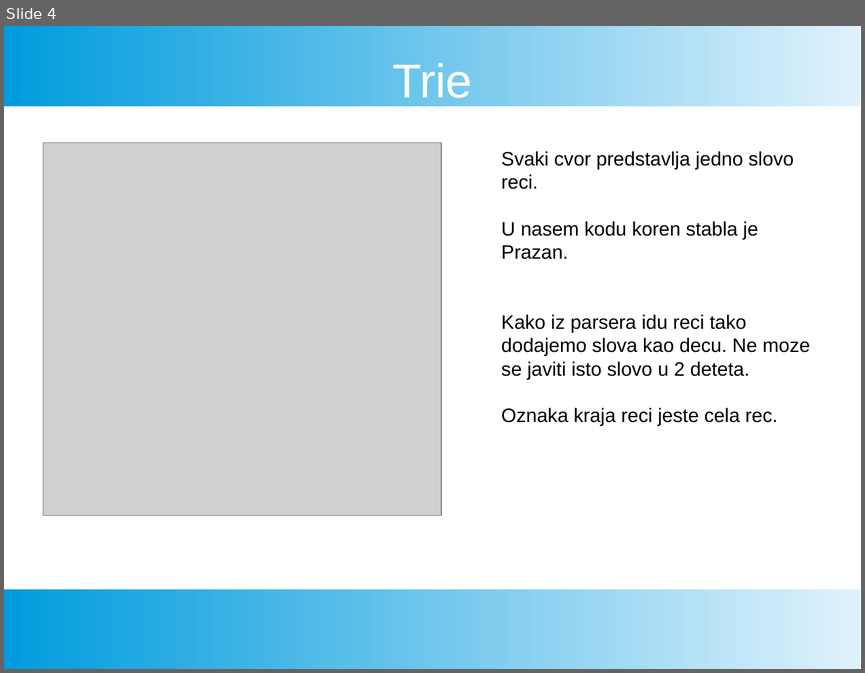
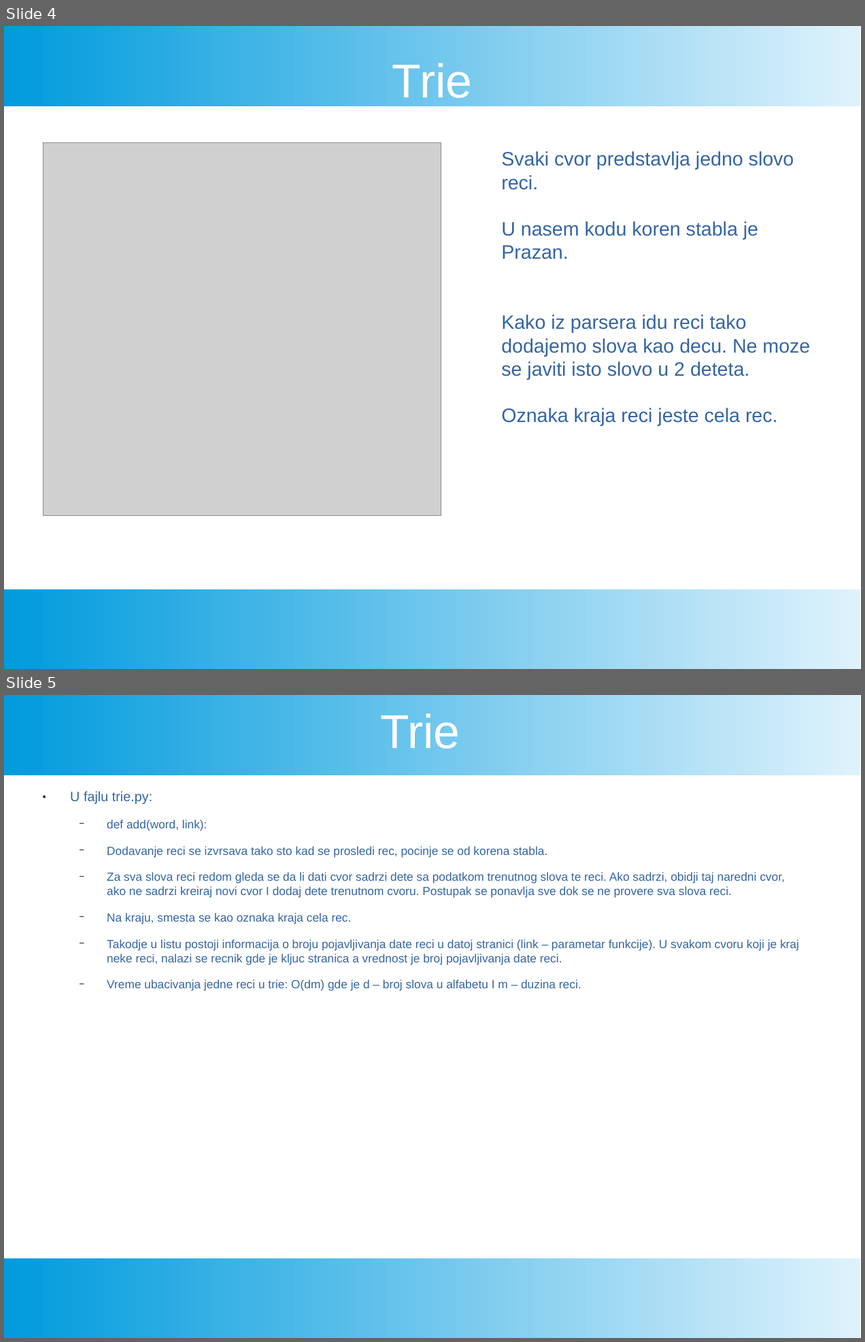
Before and after one commit to FTN-E2-materials/SearchEngine, a slide deck: ProjekatPrezentacija.pptx. Shown one above the other, each under a label of ours: slide 4 before the commit, slides 4 and 5 after it. The pictures are 865x673 and 865x1342 pixels, drawn with LibreOffice and Linux fonts; fonts in the diff are those of the drawing; grey boxes stand for pictures. Boxes give left, top, right and bottom in pixels: in the first picture for what was removed or moved away, otherwise in the second. Text is boxed around its words. In the diff, an @@ line names an element or a change of style, - is before the commit and + after.

```diff
--- a/ProjekatPrezentacija.pptx
+++ b/ProjekatPrezentacija.pptx
@@ slide 5 added at [4,695,861,1338], background #FFFFFF; not listed: 2 template elements that a slide beside it also shows @@
@@ text added at [380,713,460,749], 44 pt, text #FFFFFF @@
+Trie
@@ text added at [70,791,799,991], 10.9 pt, text #3465A4 @@
+● U fajlu trie.py:
+  − def add(word, link):
+  − Dodavanje reci se izvrsava tako sto kad se prosledi rec, pocinje se od korena stabla.
+  − Za sva slova reci redom gleda se da li dati cvor sadrzi dete sa podatkom trenutnog slova te reci. Ako sadrzi, obidji taj naredni cvor, ako ne sadrzi kreiraj novi cvor I dodaj dete trenutnom cvoru. Postupak se ponavlja sve dok se ne provere sva slova reci.
+  − Na kraju, smesta se kao oznaka kraja cela rec.
+  − Takodje u listu postoji informacija o broju pojavljivanja date reci u datoj stranici (link – parametar funkcije). U svakom cvoru koji je kraj neke reci, nalazi se recnik gde je kljuc stranica a vrednost je broj pojavljivanja date reci.
+  − Vreme ubacivanja jedne reci u trie: O(dm) gde je d – broj slova u alfabetu I m – duzina reci.
@@ slide 4 changed as well @@
@@ text "Svaki cvor predstavlja jedno slovo" at [501,151,810,426]: text colour #000000 to #3465A4 @@
```
Also in this commit, not shown: 19 other slides changed, 2 other slides added.
